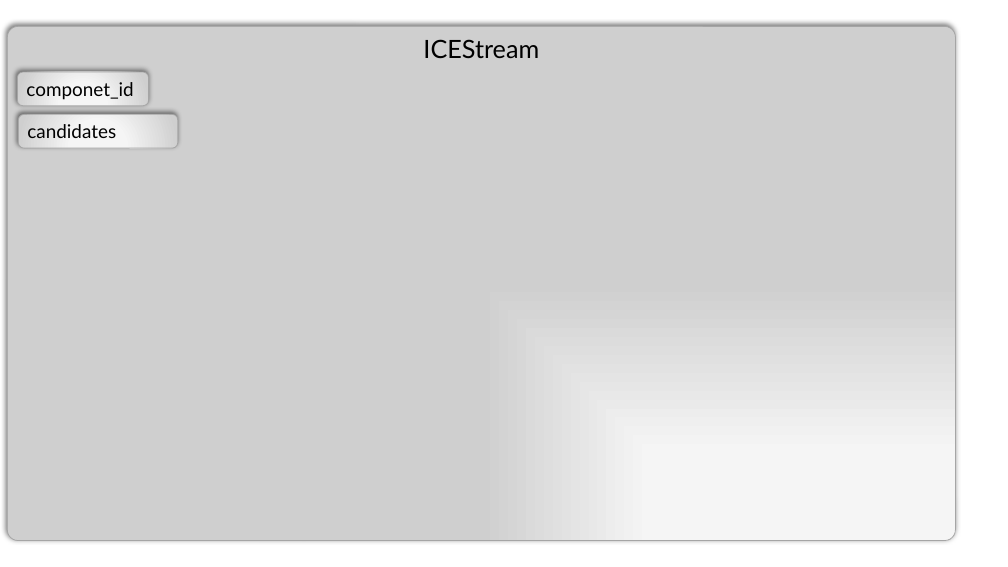
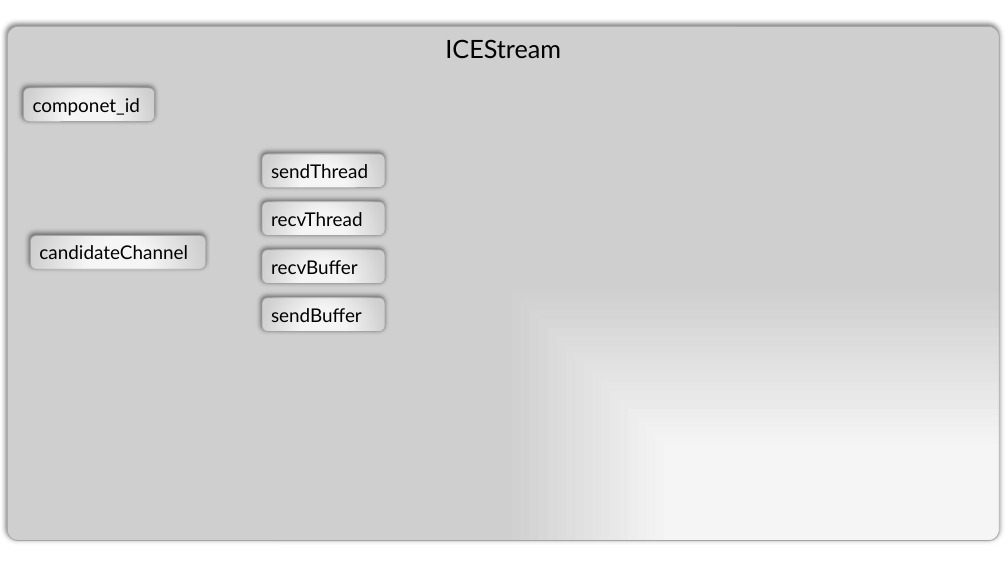
Before and after one commit to httpmail/pg-ice, a slide deck: slide 48 of docs.pptx (slide 50 before the commit). Drawn at 1008x567 pixels with LibreOffice and Linux fonts; fonts in the diff are those of the drawing. Boxes give left, top, right and bottom in pixels: in the first picture for what was removed or moved away, otherwise in the second. Text is boxed around its words. In the diff, an @@ line names an element or a change of style, - is before the commit and + after.

```diff
--- a/docs.pptx
+++ b/docs.pptx
@@ rounded rectangle "ICEStream": place and size @@
-rounded rectangle "ICEStream" at bbox=[8, 26, 956, 541]
+rounded rectangle "ICEStream" at bbox=[8, 26, 1000, 541]
@@ rounded rectangle "componet_id": place and size @@
-rounded rectangle "componet_id" at bbox=[17, 72, 149, 106]
+rounded rectangle "componet_id" at bbox=[23, 88, 155, 122]
@@ rounded rectangle removed at bbox=[18, 114, 178, 148] @@
-candidates
@@ rounded rectangle added at bbox=[262, 154, 386, 188], fill gradient #F8F8F8 to #F5F5F5 to #CFCFCF, outline #A5A5A5 0.75 pt, 18 pt, text #000000 @@
+sendThread
@@ rounded rectangle added at bbox=[262, 202, 386, 236], fill gradient #F8F8F8 to #F5F5F5 to #CFCFCF, outline #A5A5A5 0.75 pt, 18 pt, text #000000 @@
+recvThread
@@ rounded rectangle added at bbox=[30, 236, 206, 270], fill gradient #F8F8F8 to #F5F5F5 to #CFCFCF, outline #A5A5A5 0.75 pt, 18 pt, text #000000 @@
+candidateChannel
@@ rounded rectangle added at bbox=[262, 250, 386, 284], fill gradient #F8F8F8 to #F5F5F5 to #CFCFCF, outline #A5A5A5 0.75 pt, 18 pt, text #000000 @@
+recvBuffer
@@ rounded rectangle added at bbox=[262, 298, 386, 332], fill gradient #F8F8F8 to #F5F5F5 to #CFCFCF, outline #A5A5A5 0.75 pt, 18 pt, text #000000 @@
+sendBuffer
```
Also in this commit, not shown: 2 slides removed, 17 other files.
